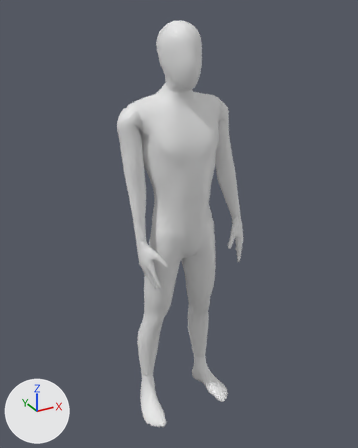
Renders of the glTF model client/public/models/Avatar.glb from each side of a commit.
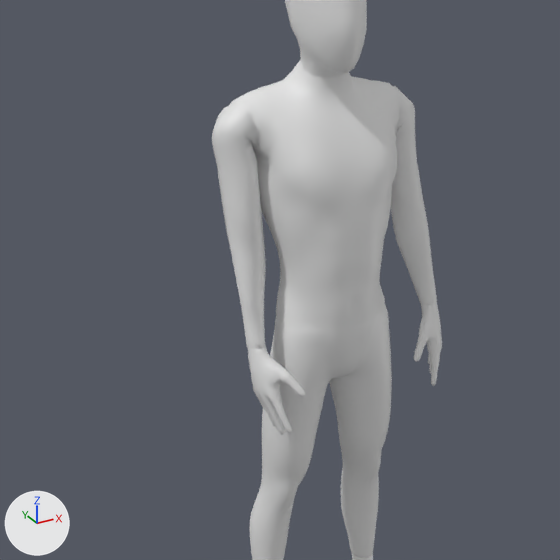
Each version appears first whole from a camera (50 mm lens) standing at (-1.7, -3.11, 3.25) and looking at (0.01, 0.0, 1.69), and next in a close-up on the part from 0% to 86% of the width and 11% to 80% of the height. Arrows for +X, +Y and +Z are at lower left; the lights stay in place. Both versions are drawn at frame 0 of the action 'Still'; the numbers are the values there.

Names of what the first close-up shows: 'Ch36'.
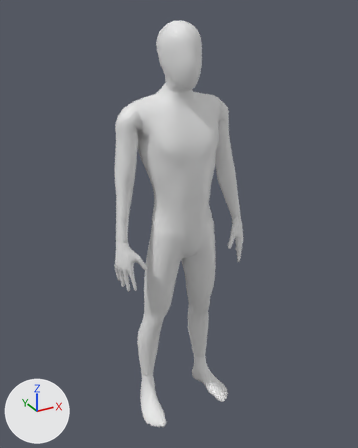
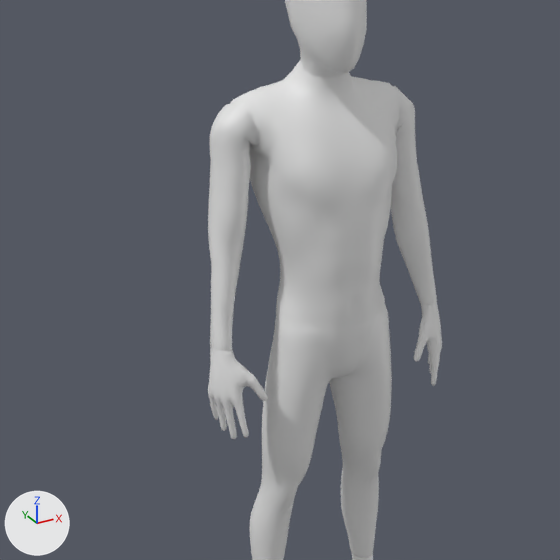
The change in detail:
Bone 'DEF-upper_arm.R' (bone_def_upper_arm_r) turns from (6, -6, 90) to (4, -3, 80) degrees about its own x, y and z.
Bone 'DEF-upper_arm.R.001' (bone_def_upper_arm_r_001) turns from (0, 3, 0) to (0, -10, 0) degrees about its own x, y and z.
Bone 'DEF-forearm.R' (bone_def_forearm_r) turns from (0, 3, 0) to (0, -10, 1) degrees about its own x, y and z.

Where the change shows, as pixel boxes (x1, y1, x2, y2) in the close-ups (560 x 560 px):
'Ch36', posed: before (212, 0, 442, 560); after (208, 0, 442, 560)
bone 'DEF-upper_arm.R', root to tip: before (234, 128) to (240, 190); after (234, 128) to (229, 191)
bone 'DEF-upper_arm.R.001', root to tip: before (240, 190) to (247, 250); after (229, 191) to (225, 251)
bone 'DEF-forearm.R', root to tip: before (247, 250) to (254, 303); after (225, 251) to (224, 304)
